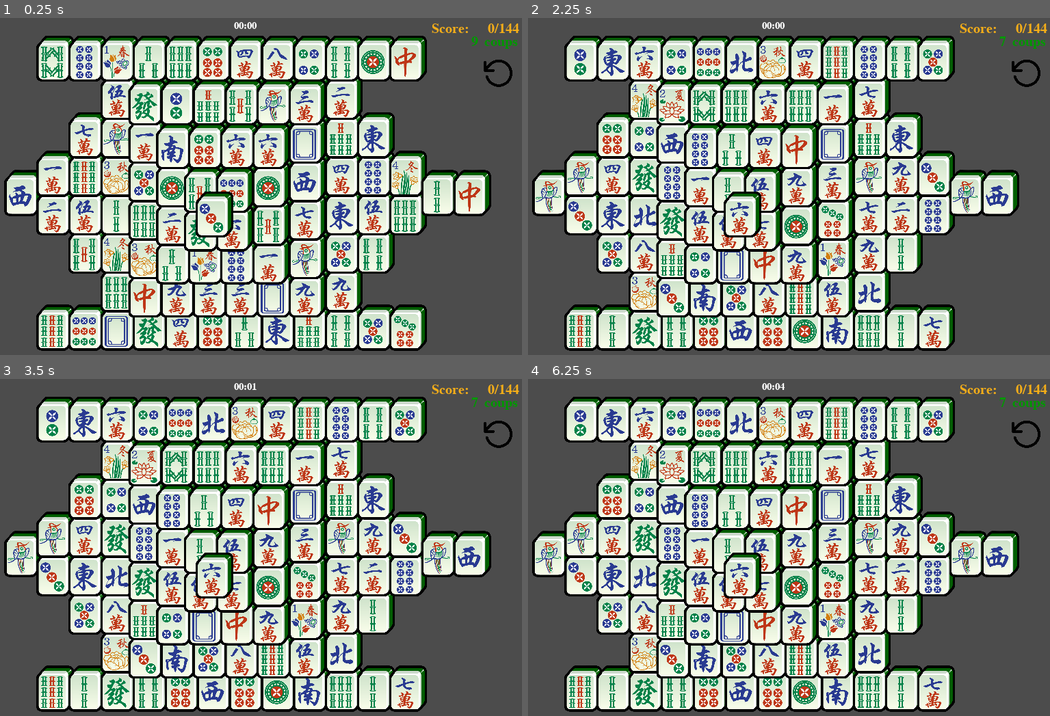
Above: before the commit, frames 1-4 (two rows, left to right).
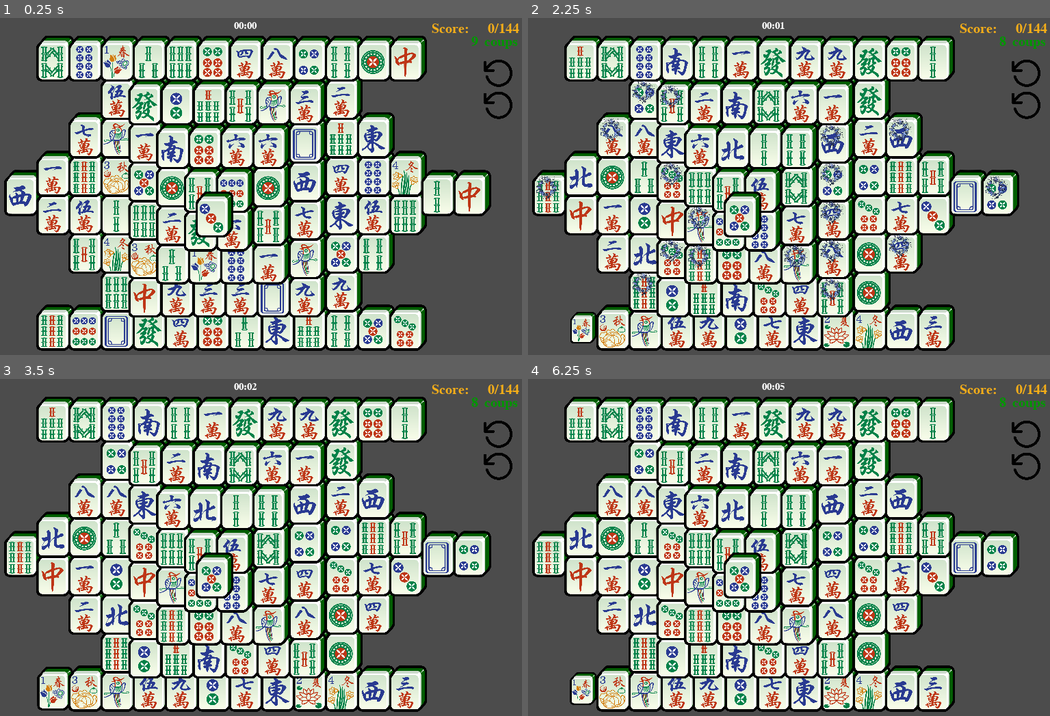
Above: after the commit, the same moments.

Repository: WilfriedMercier/Mahjong
Game: Godot game, scene res://Scenes/Main.tscn
Two runs of this game, one before a commit and one after it. Both use one fixed random seed, a clock stepped at 60 frames per second and the inputs below.
Inputs (mouse positions are in pixels of both pictures, inside the frame that each line leads up to; where the layout moved, square brackets give the same spot in the first picture):
- Up to frame 1 (0.25 s): no input
- Up to frame 2 (2.25 s): click (1023, 71) at 0.5 s; click (585, 328) at 1.25 s; click (1023, 105) [1023, 71] at 2 s
- Up to frame 3 (3.5 s): click (88, 689) at 2.75 s
- Up to frame 4 (6.25 s): click (648, 689) at 3.5 s; click (679, 689) at 4.25 s; click (710, 689) at 5 s; click (742, 689) at 5.75 s

The runs differ from the first frame. In frame 1, 0.1% of the frame differs, in the area x 92-99%, y 21-31%; in frame 2, 20%, in the area x 1-99%, y 1-99%; in frame 3, 19%; in frame 4, 19%.

Commit message:
updated scripts to solve a bug with the counter

Diff:
--- a/Scenes/Main.gd
+++ b/Scenes/Main.gd
@@ -114,15 +114,15 @@
 # Game over sprite
 onready var game_over_s  = get_node("Game_over")
 
+# Game over sprite
+onready var help_button  = get_node("Help")
+
 # Timer and clock label
 var timer: float         = 0.0
 onready var clock_label  = get_node("Clock")
 
 func random_int(mini: int, maxi: int):
 	return randi() % (maxi-mini+1) + mini
-
-func random_tile_name(mini: int, maxi: int):
-	return tile_names[random_int(mini, maxi)]
 
 func make_tile(position: Array):
 #	Create a tile with a position and a texture
@@ -145,7 +145,6 @@
 
 	self.remove_child(self.sprites[id])
 	self.sprites[id] = null
-	self.selectable_tiles.erase(id)
 
 func is_top_free(position: Array):
 
@@ -163,12 +162,12 @@
 	var cnt: int          = 0
 	var length: int       = len(selectable_tiles)
 	var index_list: Array = []
-	var name1: String
+	var sprite1
 
 	for idx1 in range(length-1):
 
 		# Name of the tile associated to idx1
-		name1     = sprites[selectable_tiles[idx1]].tile_name
+		sprite1 = sprites[selectable_tiles[idx1]]
 
 		for idx2 in range(idx1+1, length):
 
@@ -177,12 +176,15 @@
 
 			# If both names are equal, we have found a pair and we stop the search
 			var sprite = sprites[selectable_tiles[idx2]]
-			if sprite == null:
-				print('Null tile ', selectable_tiles[idx2])
-
-			if name1 == sprite.tile_name:
+
+			# Checking that we do not have null tiles
+#			if sprite == null:
+#				print('Null tile ', selectable_tiles[idx2])
+
+			if sprite1.tile_name == sprite.tile_name:
 				cnt += 1
 				index_list.append(idx2)
+				print('\nCounting ', sprite1.tile_name, ' ', sprite.tile_name, ' ', cnt)
 				break
 
 	# Set game over flag if 0 is reached
@@ -190,6 +192,41 @@
 		game_over_flag = true
 
 	return cnt
+
+func show_help():
+
+	var length: int       = len(selectable_tiles)
+	var index_list: Array = []
+	var sprite1
+
+	print('Selectable tiles: ', length)
+	var _tmp = []
+	for idd in selectable_tiles:
+		_tmp.append(sprites[idd].tile_name)
+	print(_tmp)
+
+	for idx1 in range(length-1):
+
+		# Name of the tile associated to idx1
+		sprite1 = sprites[selectable_tiles[idx1]]
+
+		for idx2 in range(idx1+1, length):
+
+			if idx1 in index_list:
+				break
+
+			# If both names are equal, we have found a pair and we stop the search
+			var sprite = sprites[selectable_tiles[idx2]]
+#			if sprite == null:
+#				print('Null tile ', selectable_tiles[idx2])
+
+			if sprite1.tile_name == sprite.tile_name:
+				sprite1.animation_obj.play()
+				sprite.animation_obj.play()
+				print('\nHelp', sprite1.tile_name, ' ', sprite.tile_name)
+				break
+
+
 
 func add_selectable(id: String, position: Array):
 
--- a/Scenes/Main.tscn
+++ b/Scenes/Main.tscn
@@ -1,14 +1,15 @@
-[gd_scene load_steps=10 format=2]
+[gd_scene load_steps=11 format=2]
 
 [ext_resource path="res://Scenes/Main.gd" type="Script" id=1]
 [ext_resource path="res://Scenes/Tile.gd" type="Script" id=2]
 [ext_resource path="res://Fonts/dynamic_font.tres" type="DynamicFont" id=3]
 [ext_resource path="res://Scenes/counts.gd" type="Script" id=4]
 [ext_resource path="res://Fonts/dynamic_font_large.tres" type="DynamicFont" id=5]
-[ext_resource path="res://Scenes/Reload.gd" type="Script" id=6]
+[ext_resource path="res://Scenes/Help.gd" type="Script" id=6]
 [ext_resource path="res://Assets/game_over.png" type="Texture" id=7]
 [ext_resource path="res://Scenes/Game_over.gd" type="Script" id=8]
 [ext_resource path="res://Sounds/swoosh.wav" type="AudioStream" id=9]
+[ext_resource path="res://Reload.gd" type="Script" id=10]
 
 [node name="Main" type="Node2D"]
 position = Vector2( 18, 35 )
@@ -63,4 +64,12 @@
 margin_right = 2350.0
 margin_bottom = 150.0
 flip_h = true
+script = ExtResource( 10 )
+
+[node name="Help" type="TextureButton" parent="."]
+margin_left = 2350.0
+margin_top = 300.0
+margin_right = 2350.0
+margin_bottom = 300.0
+flip_h = true
 script = ExtResource( 6 )
--- a/Scenes/Tile.gd
+++ b/Scenes/Tile.gd
@@ -2,12 +2,6 @@
 
 # Main script to update variables
 onready var main_script      = get_node('/root/Main')
-
-# Score label
-onready var score_label      = get_node('/root/Main/Score')
-
-# Possibility label
-onready var p_label          = get_node('/root/Main/Possibility_label')
 
 # Swoosh sound player
 onready var swoosh_sound     = get_node("/root/Main/button/Swoosh_sound")
@@ -82,28 +76,8 @@
 			# Initialise interpolation variable
 			interp_scale = scale_sprite
 
-#			# Update the scale and position of the tile to show it is selected
-#			self.set_scale(scale_sprite2)
-#			self.set_position(self.get_begin() + Vector2(offset_x, offset_y))
-
 			# Case if the pressed tile is the same as the previously pressed tile
 			if main_script.selected_tile == tile_name:
-
-				# Remove tiles from sprites Array in main script so that we know they are inactive
-#				main_script.sprites[id]                          = null
-#				main_script.sprites[main_script.selected_obj.id] = null
-
-				# Remove the two IDs from the selectable Array
-#				main_script.selectable_tiles.erase(id)
-#				main_script.selectable_tiles.erase(main_script.selected_id)
-
-				# Add potentially two new IDs into the selectable Array
-				main_script.add_selectable(id, [layer, position_x, position_y])
-				main_script.add_selectable(main_script.selected_id,
-										   [main_script.selected_obj.layer,
-											main_script.selected_obj.position_x,
-											main_script.selected_obj.position_y]
-										  )
 
 				# Play sound
 				swoosh_sound.play()
@@ -111,22 +85,6 @@
 				# Show the animation once (the destruction of the tile is called at the end)
 				animation_obj.play_animation()
 				main_script.selected_obj.animation_obj.play_animation()
-
-				# Remove tiles from main scene to hide them
-#				main_script.remove_child(main_script.selected_obj)
-#				main_script.remove_child(self)
-
-				# Update the variables that are linked to the first selected element
-#				main_script.selected_tile = ''
-#				main_script.selected_obj  = null
-#				main_script.selected_id   = ''
-
-				# Update the number of validated tiles
-				main_script.count        += 2
-				score_label.set_text('Score: %3d/144' %main_script.count)
-
-				# Update the number of possible pairs and the label
-				p_label.set_count(main_script.count_pairs())
 
 			# Case if this is the first pressed tile
 			else:
--- a/Scenes/animation.gd
+++ b/Scenes/animation.gd
@@ -1,7 +1,11 @@
 extends AnimatedSprite
 
-onready var main   = get_node('/root/Main')
-onready var parent = get_parent()
+onready var main        = get_node('/root/Main')
+onready var score_label = get_node('/root/Main/Score')
+onready var p_label     = get_node('/root/Main/Possibility_label')
+onready var parent      = get_parent()
+
+var destroy: bool       = false
 
 func _ready():
 
@@ -16,15 +20,36 @@
 
 func play_animation():
 
+	self.destroy = true
+
+	# Hide texture
 	parent.set_normal_texture(null)
 	parent.set_pressed_texture(null)
+
+	# Add potentially new IDs into the selectable Array
+	main.add_selectable(parent.id, [parent.layer, parent.position_x, parent.position_y])
+
+	# Remove the tile from the selectable array
+	main.selectable_tiles.erase(parent.id)
+
+	# Update the number of validated tiles
+	main.count        += 2
+	score_label.set_text('Score: %3d/144' %main.count)
+
+	# Update the number of possible pairs and the label
+	p_label.set_count(main.count_pairs())
+
+	# Play animation from beginning
 	self.set_frame(0)
 	self.play()
 
 func _on_finish():
 
 	self.stop()
-	main.remove_tile(parent.id)
-	main.selected_tile = ''
-	main.selected_obj  = null
-	main.selected_id   = ''
+
+	if self.destroy:
+
+		main.remove_tile(parent.id)
+		main.selected_tile = ''
+		main.selected_obj  = null
+		main.selected_id   = ''
